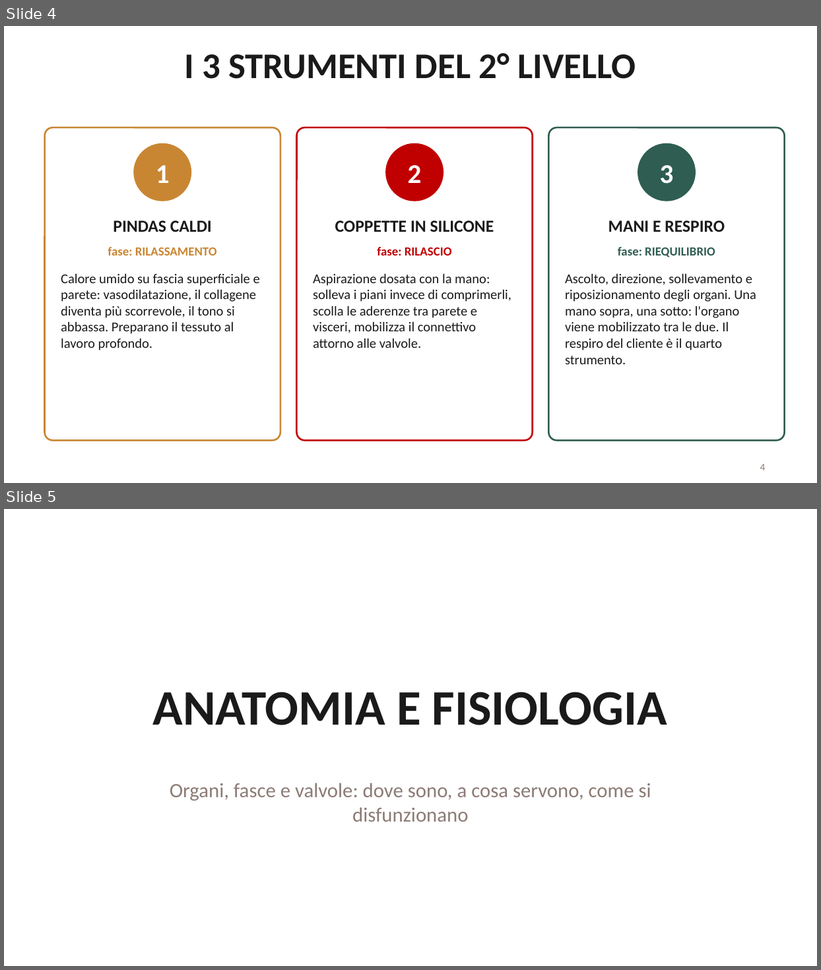
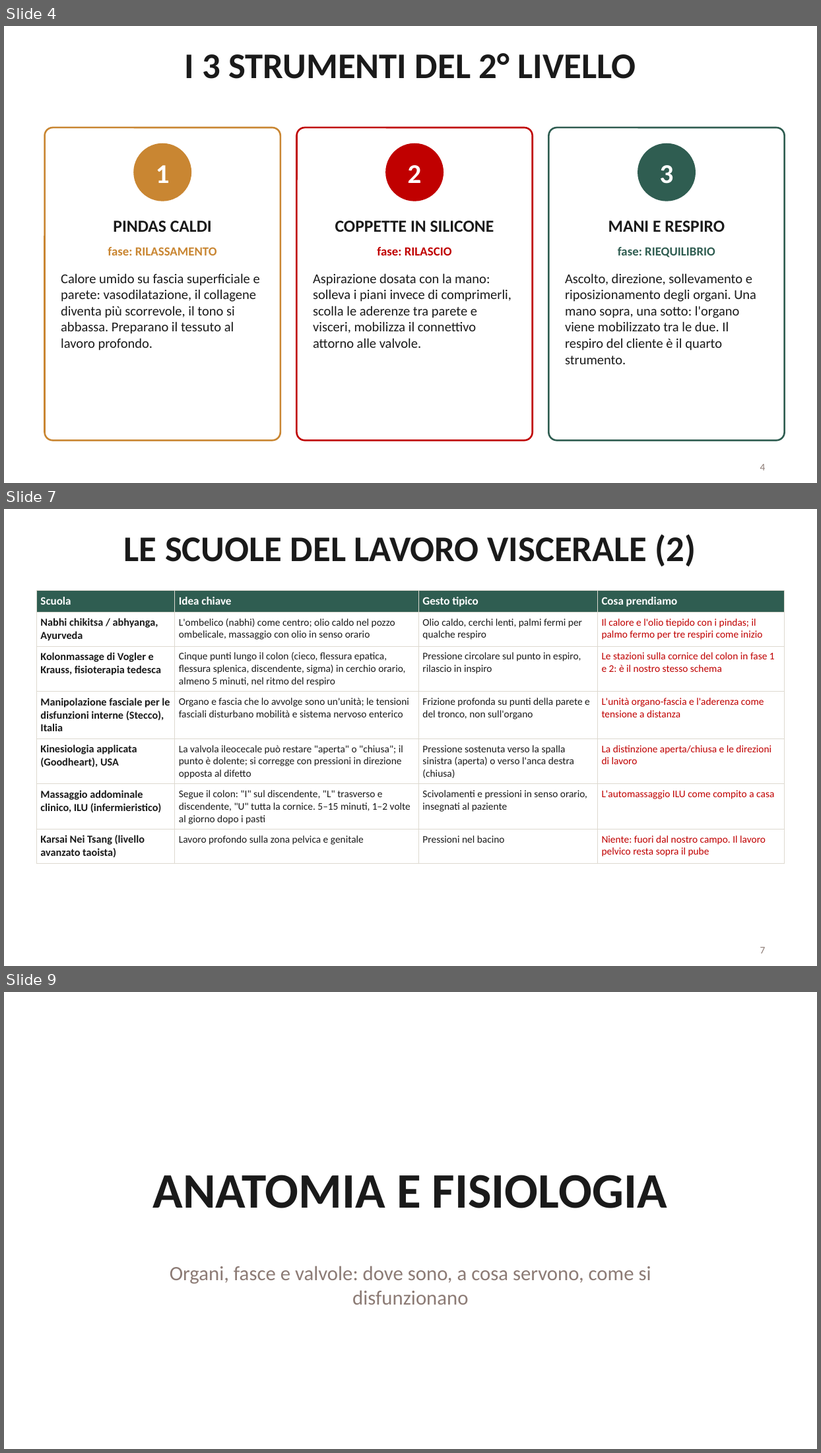
Before and after one commit to davidemcb/kinesiologia-studio, a slide deck: formazione/dispense/viscerale-2-livello.pptx. Shown one above the other, each under a label of ours: slides 4 and 5 before the commit, slides 4, 7 and 9 after it; the slides between them are not shown. The pictures are 821x970 and 821x1453 pixels, drawn with LibreOffice and Linux fonts; fonts in the diff are those of the drawing. Boxes give left, top, right and bottom in pixels: in the first picture for what was removed or moved away, otherwise in the second. Text is boxed around its words. In the diff, an @@ line names an element or a change of style, - is before the commit and + after.

```diff
--- a/formazione/dispense/viscerale-2-livello.pptx
+++ b/formazione/dispense/viscerale-2-livello.pptx
@@ slide 7 added at box(4, 509, 817, 966), background #FFFFFF @@
@@ title added at box(124, 534, 696, 566), 32 pt, text #1A1A1A, bold @@
+LE SCUOLE DEL LAVORO VISCERALE (2)
@@ table added at box(36, 590, 785, 861), 7 rows, 4 columns @@
+Scuola | Idea chiave | Gesto tipico | Cosa prendiamo
+Nabhi chikitsa / abhyanga, Ayurveda | L'ombelico (nabhi) come centro; olio caldo nel pozzo ombelicale, massaggio con olio in senso orario | Olio caldo, cerchi lenti, palmi fermi per qualche respiro | Il calore e l'olio tiepido con i pindas; il palmo fermo per tre respiri come inizio
+Kolonmassage di Vogler e Krauss, fisioterapia tedesca | Cinque punti lungo il colon (cieco, flessura epatica, flessura splenica, discendente, sigma) in cerchio orario, almeno 5 minuti, nel ritmo del respiro | Pressione circolare sul punto in espiro, rilascio in inspiro | Le stazioni sulla cornice del colon in fase 1 e 2: è il nostro stesso schema
+Manipolazione fasciale per le disfunzioni interne (Stecco), Italia | Organo e fascia che lo avvolge sono un'unità; le tensioni fasciali disturbano mobilità e sistema nervoso enterico | Frizione profonda su punti della parete e del tronco, non sull'organo | L'unità organo-fascia e l'aderenza come tensione a distanza
+Kinesiologia applicata (Goodheart), USA | La valvola ileocecale può restare "aperta" o "chiusa"; il punto è dolente; si corregge con pressioni in direzione opposta al difetto | Pressione sostenuta verso la spalla sinistra (aperta) o verso l'anca destra (chiusa) | La distinzione aperta/chiusa e le direzioni di lavoro
+Massaggio addominale clinico, ILU (infermieristico) | Segue il colon: "I" sul discendente, "L" trasverso e discendente, "U" tutta la cornice. 5–15 minuti, 1–2 volte al giorno dopo i pasti | Scivolamenti e pressioni in senso orario, insegnati al paziente | L'automassaggio ILU come compito a casa
+Karsai Nei Tsang (livello avanzato taoista) | Lavoro profondo sulla zona pelvica e genitale | Pressioni nel bacino | Niente: fuori dal nostro campo. Il lavoro pelvico resta sopra il pube
@@ page number added at box(760, 947, 766, 954), 9 pt, text #8C7B75 @@
+7
@@ what was slide 5 is now slide 9 @@
```
Also in this commit, not shown: 4 slides changed, 6 other slides added, 1 other file.
